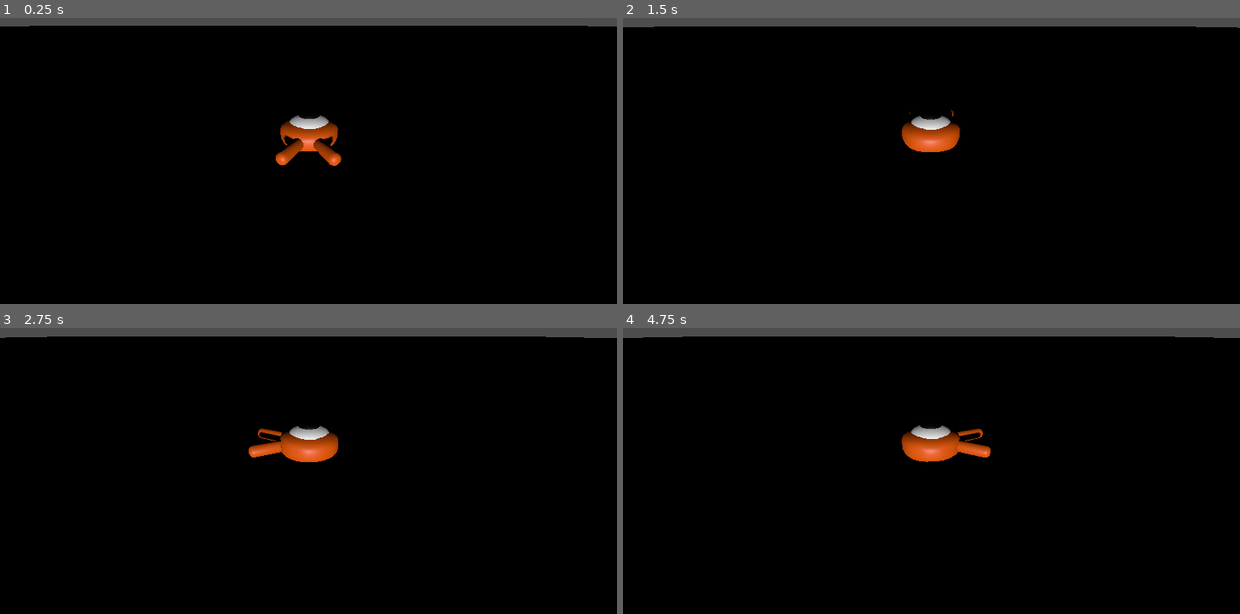
Above: before the commit, frames 1-4 (two rows, left to right).
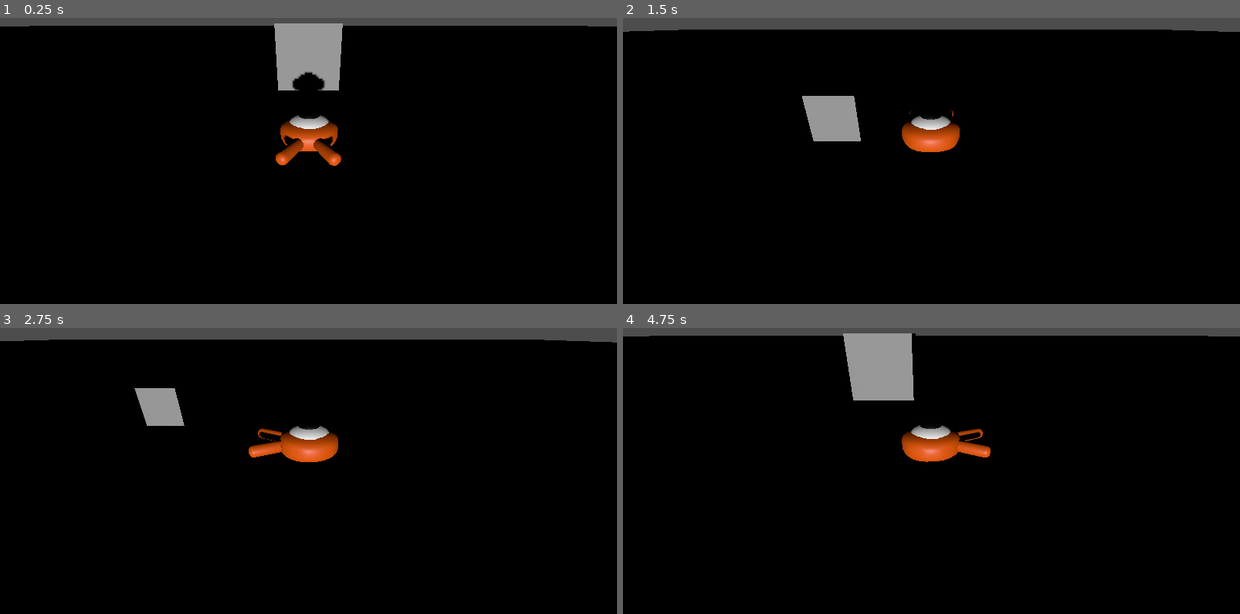
Above: after the commit, the same moments.

Repository: EagerBeaver98/jans-bugs
Game: Godot game, scene res://main.tscn
The game is run twice, just before and just after one commit, with the same random seed, the same clock (stepped at 60 frames per second) and the same inputs.
Inputs (mouse positions are in pixels of both pictures, inside the frame that each line leads up to):
- Up to frame 1 (0.25 s): no input
- Up to frame 2 (1.5 s): tap Enter at 0.5 s; move the mouse to (1067, 112) at 0.52 s; hold D (move_right) 0.53-1.28 s; hold Space (jump) 0.53-1.28 s; click (1067, 112) at 0.67 s; move the mouse to (808, 149) at 1.27 s; hold S (move_back) from 1.28 s (still down); tap Space (jump) at 1.35 s
- Up to frame 3 (2.75 s): tap Space (jump) at 1.52, 1.82 s; move the mouse to (370, 365) at 2.02 s; release S (move_back) at 2.03 s; hold D (move_right) from 2.03 s (still down); hold Space (jump) from 2.03 s (still down)
- Up to frame 4 (4.75 s): move the mouse to (900, 511) at 2.77 s; release D (move_right) at 2.78 s; release Space (jump) at 2.78 s; hold W (move_forward) 2.78-3.53 s; tap Space (jump) at 2.85, 3.02, 3.32, 4.35, 4.52 s; click (900, 511) at 2.92 s; move the mouse to (1116, 493) at 3.52 s; hold Space (jump) 3.53-4.28 s; hold A (move_left) from 3.53 s (still down); move the mouse to (746, 388) at 4.27 s

The runs differ from the first frame. In frame 1, 2.2% of the frame differs, in the area x 44-56%, y 1-26%; in frame 2, 2.4%; in frame 3, 2.0%; in frame 4, 2.8%, in the area x 0-100%, y 1-40%.

Commit message:
Player can now only jump once
added reference box in order to show jump height

Diff:
--- a/main.tscn
+++ b/main.tscn
@@ -8,6 +8,8 @@
 
 [sub_resource type="BoxMesh" id="BoxMesh_7dm0k"]
 size = Vector3(600, 1, 600)
+
+[sub_resource type="BoxMesh" id="BoxMesh_0xm2m"]
 
 [node name="Main" type="Node"]
 
@@ -29,3 +31,9 @@
 [node name="Camera3D" type="Camera3D" parent="Player"]
 transform = Transform3D(1, 0, 0, 0, 0.90107703, 0.4336591, 0, -0.4336591, 0.90107703, 0, 3.46, 6.88)
 script = ExtResource("2_0xm2m")
+
+[node name="Test Box" type="StaticBody3D" parent="."]
+
+[node name="MeshInstance3D" type="MeshInstance3D" parent="Test Box"]
+transform = Transform3D(3.79, 0, 0, 0, 3.79, 0, 0, 0, 3.79, 0, 1.5178838, -8.530064)
+mesh = SubResource("BoxMesh_0xm2m")
--- a/player.gd
+++ b/player.gd
@@ -20,8 +20,8 @@
 	if Input.is_action_pressed("move_right"):
 		input_direction.x += 1
 	var jump_impulse := 0.0
-	if Input.is_action_pressed("jump"):
-		jump_impulse = 3.0
+	if Input.is_action_pressed("jump") && is_on_floor():
+		jump_impulse = 30.0
 
 	# Compute camera-relative movement so "forward" moves away from camera
 	var move_dir := Vector3.ZERO
@@ -48,11 +48,12 @@
 	target_velocity.z = move_dir.z * speed
 
 	# Vertical (jump/fall)
-	target_velocity.y = jump_impulse
+	if jump_impulse > 0:
+		target_velocity.y = jump_impulse
 
-	#Vertical velocity
+	# Apply gravity when airborne
 	if not is_on_floor():
-		target_velocity.y = target_velocity.y - (fall_acceleration * delta)
+		target_velocity.y -= fall_acceleration * delta
 
 
 	#Moving the character
Not shown: 1 places in main.tscn that only renumber resources
Not shown: 1 places in map.tscn that only renumber resources
